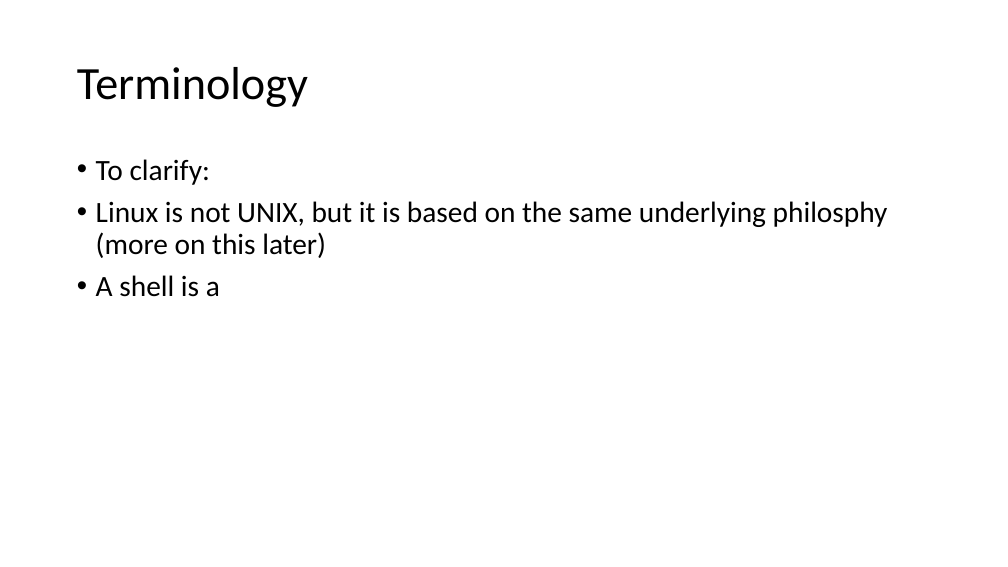
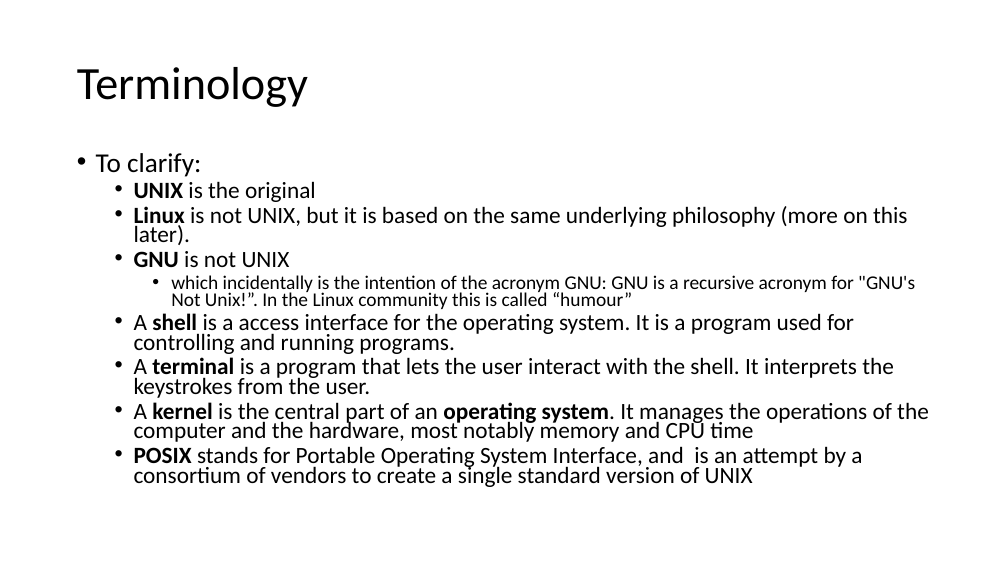
Before and after one commit to krabberod/bios3010-unix-linux, a slide deck: slide 4 of Lectures/1_intro_to_unix.pptx (slide 3 before the commit). Drawn at 1008x567 pixels with LibreOffice and Linux fonts; fonts in the diff are those of the drawing. Boxes give left, top, right and bottom in pixels: in the first picture for what was removed or moved away, otherwise in the second. Text is boxed around its words. In the diff, an @@ line names an element or a change of style, - is before the commit and + after.

```diff
--- a/Lectures/1_intro_to_unix.pptx
+++ b/Lectures/1_intro_to_unix.pptx
@@ text at (96,153,201,177): size 28 to 25.9 pt in "To clarify:"; line spacing 0.9 to 0.7 @@
@@ text at (134,181,929,487): text changed; size 28 to 22.2 pt @@
-• Linux is not UNIX, but it is based on the same underlying philosphy (more on this later)
-• A shell is a
+  • UNIX is the original
+  • Linux is not UNIX, but it is based on the same underlying philosophy (more on this later).
+  • GNU is not UNIX
+    • which incidentally is the intention of the acronym GNU: GNU is a recursive acronym for "GNU's Not Unix!”. In the Linux community this is called “humour”
+  • A shell is a access interface for the operating system. It is a program used for controlling and running programs.
+  • A terminal is a program that lets the user interact with the shell. It interprets the keystrokes from the user.
+  • A kernel is the central part of an operating system. It manages the operations of the computer and the hardware, most notably memory and CPU time
+  • POSIX stands for Portable Operating System Interface, and is an attempt by a consortium of vendors to create a single standard version of UNIX
```
Also in this commit, not shown: 7 slides added, 11 other files.
